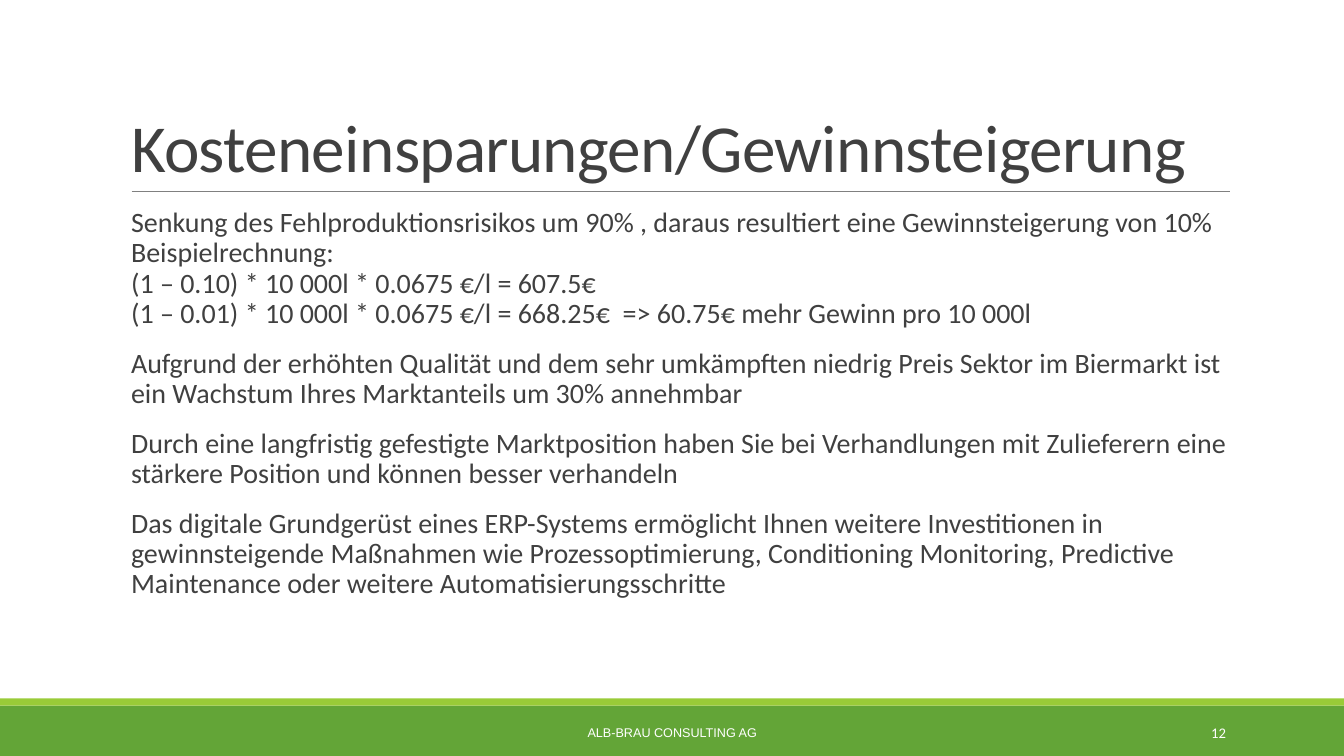
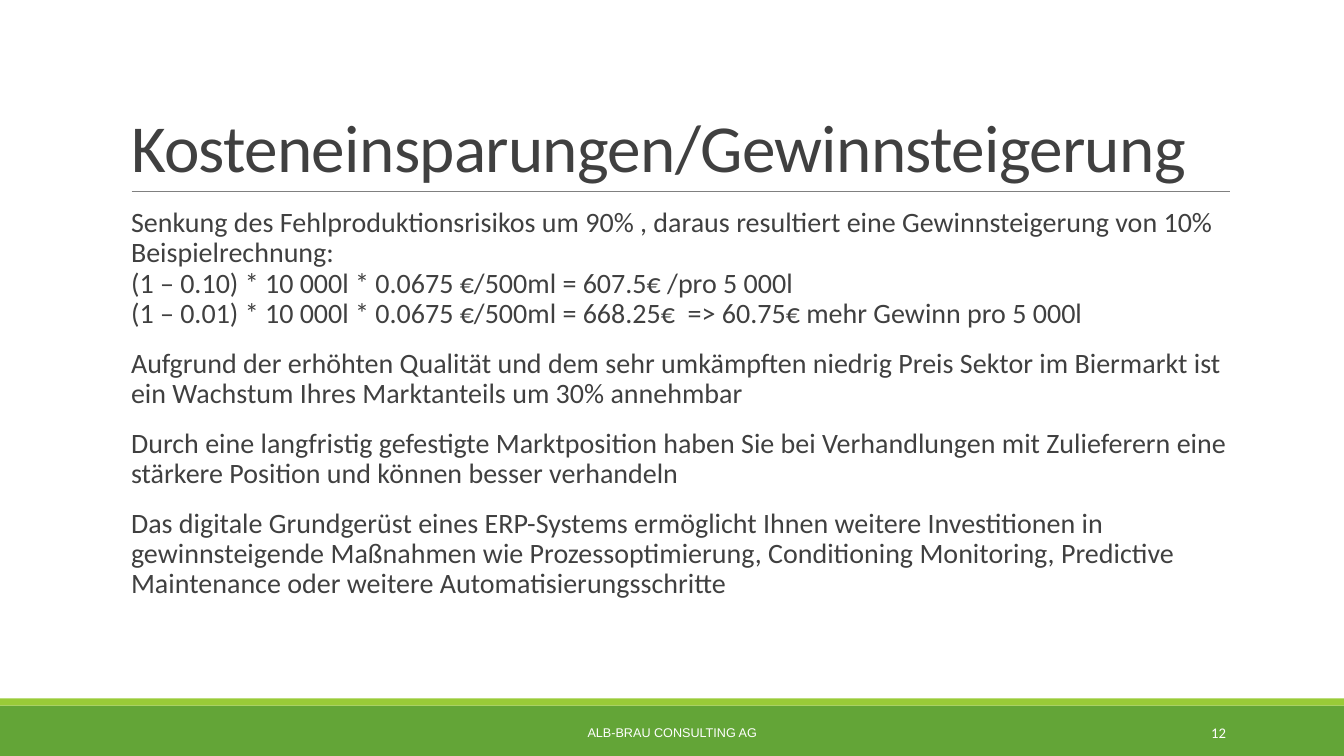
Before and after one commit to albae3333/DigitaleFabrik, a slide deck: slide 12 of Präsentation/Präsentation.pptx. Drawn at 1344x756 pixels with LibreOffice and Linux fonts; fonts in the diff are those of the drawing. Boxes give left, top, right and bottom in pixels: in the first picture for what was removed or moved away, otherwise in the second. Text is boxed around its words. In the diff, an @@ line names an element or a change of style, - is before the commit and + after.

```diff
--- a/Präsentation/Präsentation.pptx
+++ b/Präsentation/Präsentation.pptx
@@ text at box(131, 212, 1212, 328): text changed @@
-  Senkung des Fehlproduktionsrisikos um 90% , daraus resultiert eine Gewinnsteigerung von 10%
-  Beispielrechnung:
-  (1 – 0.10) * 10 000l * 0.0675 €/l = 607.5€
-  (1 – 0.01) * 10 000l * 0.0675 €/l = 668.25€ => 60.75€ mehr Gewinn pro 10 000l
+  Senkung des Fehlproduktionsrisikos um 90% , daraus resultiert eine Gewinnsteigerung von 10%
+  Beispielrechnung:
+  (1 – 0.10) * 10 000l * 0.0675 €/500ml = 607.5€ /pro 5 000l
+  (1 – 0.01) * 10 000l * 0.0675 €/500ml = 668.25€ => 60.75€ mehr Gewinn pro 5 000l
```
Also in this commit, not shown: 1 other slide changed.
